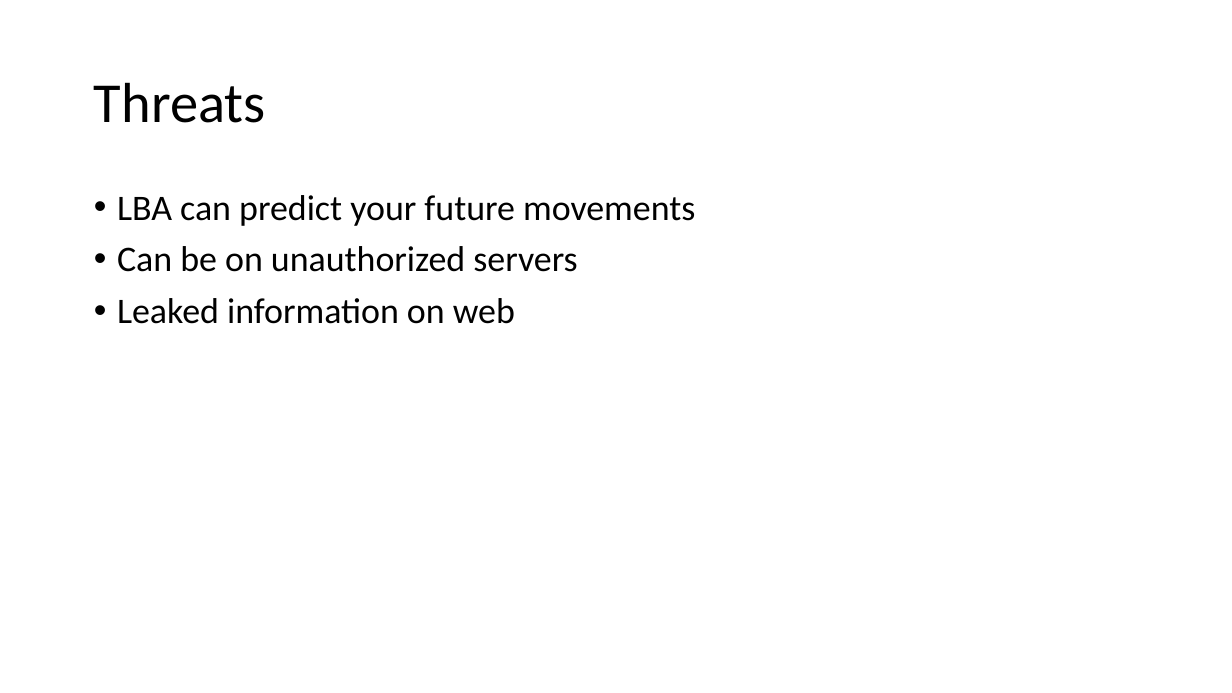
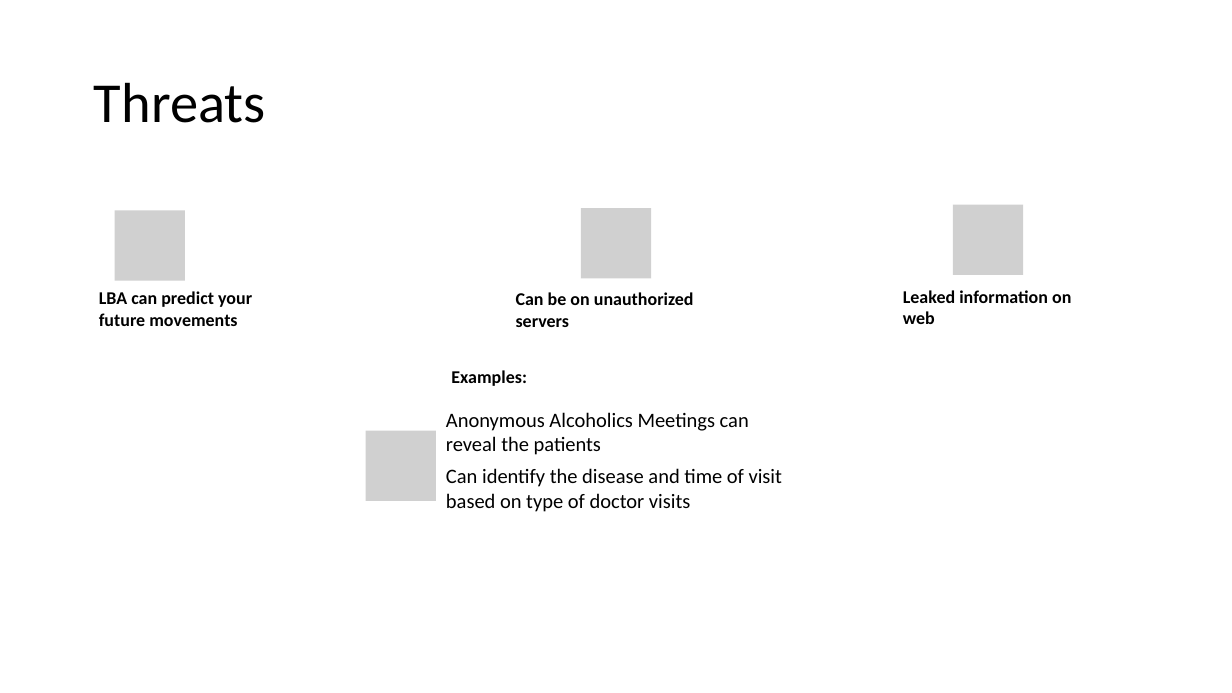
Before and after one commit to shank121991/winthesislocation, a slide deck: slide 5 of Writings/Final.pptx (slide 4 before the commit). Drawn at 1232x693 pixels with LibreOffice and Linux fonts; fonts in the diff are those of the drawing; grey boxes stand for pictures. Boxes give left, top, right and bottom in pixels: in the first picture for what was removed or moved away, otherwise in the second. Text is boxed around its words. In the diff, an @@ line names an element or a change of style, - is before the commit and + after.

```diff
--- a/Writings/Final.pptx
+++ b/Writings/Final.pptx
@@ text removed at (x1=117, y1=195, x2=695, y2=324) @@
-• LBA can predict your future movements
-• Can be on unauthorized servers
-• Leaked information on web
@@ group added at (x1=99, y1=205, x2=1071, y2=512): 5 texts, 4 pictures @@
+LBA can predict your future movements
+Can be on unauthorized servers
+Leaked information on web
+Examples:
+Anonymous Alcoholics Meetings can reveal the patients
+Can identify the disease and time of visit based on type of doctor visits
```
Also in this commit, not shown: 6 other slides changed, 2 slides added, 2 other files.
